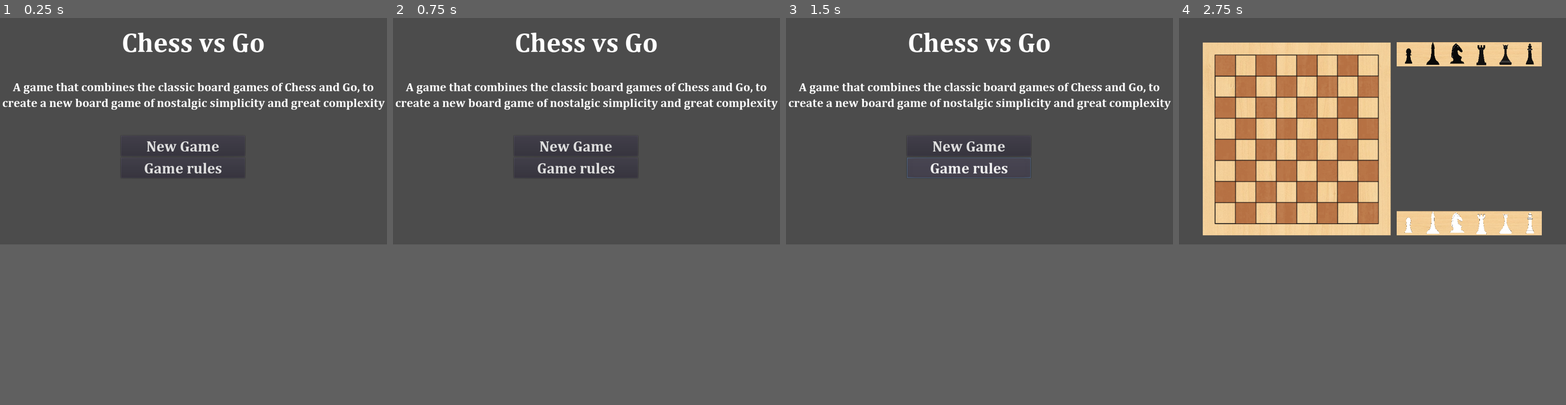
Above: before the commit, frames 1-4 (left to right).
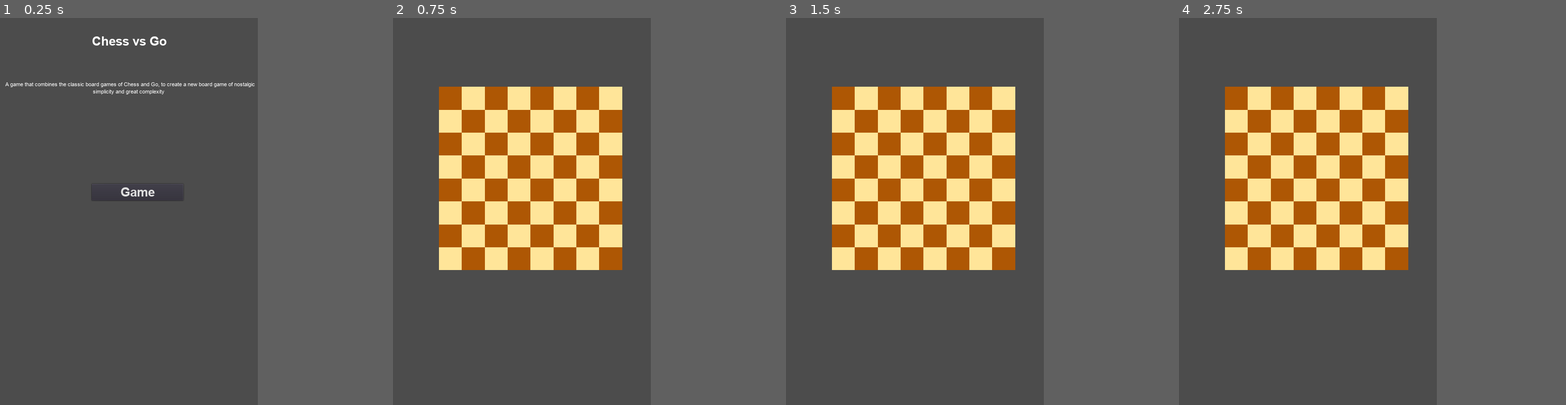
Above: after the commit, the same moments.

Repository: Grandmaster/Chess-vs-Go_Godot-version
Game: Godot game, scene res://Title Screen.tscn
Same seed, same stepped clock (60 frames per second), same inputs: the game is played once before the commit and once after it. Before the commit the project starts from res://Scenes/Title Screen.tscn.
Inputs (mouse positions are in pixels of both pictures, inside the frame that each line leads up to):
- Up to frame 1 (0.25 s): no input
- Up to frame 2 (0.75 s): click (598, 118) at 0.5 s, where only the run after the commit has a clickable "Game"
- Up to frame 3 (1.5 s): click (967, 168) at 1.25 s, where only the run before the commit has a clickable "Game rules"
- Up to frame 4 (2.75 s): click (1360, 145) at 2 s, where only the run before the commit has a clickable "New Game"
In our replay, the window is 800x468 before the commit and 533x800 after it. These sizes can differ from the game's own. Grey fills any space a smaller window leaves; there, only what the larger window draws over its background counts as a difference.

The runs differ from the first frame. In frame 1, 3.6% of the frame differs, in the area x 0-100%, y 3-48%; in frame 2, 24%; in frame 3, 24%; in frame 4, 32%, in the area x 6-94%, y 6-66%.

Commit message:
Finished code for building a board of any size, determined by # of squares

Diff:
--- /dev/null
+++ b/CorneredSquareBoard.gd
@@ -0,0 +1,39 @@
+# Class that takes a number and builds a corneredsquareboard data strucuture
+# out of it; the number represents the number of squares on the board
+
+class_name CorneredSquareBoard
+var data = []
+var piece_board = []
+var stone_board = []
+
+func _init(m):
+	var board1 = Board.new(m, 0) # squares
+	var board2 = Board.new(m + 1, 1) # corners
+	var data1 = []
+	var data2 = []
+	data1 = board1.data
+	data2 = board2.data
+	piece_board = board1.data.duplicate(true)
+	stone_board = board2.data.duplicate(true)
+	# Constructing the intertwined board
+	var i = 0;
+	var s = data1.size()
+	while i < s:
+		null_insert(data1[i], 0)
+		null_insert(data2[i], 1)
+		data.append(data2[i])
+		data.append(data1[i])
+		i = i + 1
+	null_insert(data2[i], 1)
+	data.append(data2[i])
+
+func null_insert(arr, type):
+	# function to insert "null" between each item in an array,
+	# with type determining whether the null insert begins at the beginning of the
+	# array or after the first item
+	if type == 0: # squares
+		for i in range(0, 2 * arr.size() + 2, 2):
+			arr.insert(i, null)
+	elif type == 1: # corners
+		for i in range(1, 2 * arr.size() - 1, 2):
+			arr.insert(i, null)
--- a/Scenes/Black Bench.tscn
+++ /dev/null
@@ -1,44 +0,0 @@
-[gd_scene load_steps=8 format=2]
-
-[ext_resource path="res://images/pieces/Bishop - black.png" type="Texture" id=1]
-[ext_resource path="res://images/pieces/Pawn - black.png" type="Texture" id=2]
-[ext_resource path="res://images/pieces/Knight - black.png" type="Texture" id=3]
-[ext_resource path="res://images/pieces/Rook - black.png" type="Texture" id=4]
-[ext_resource path="res://images/pieces/King - black.png" type="Texture" id=5]
-[ext_resource path="res://images/pieces/Queen - black.png" type="Texture" id=6]
-[ext_resource path="res://images/True bench.png" type="Texture" id=7]
-
-[node name="True bench" type="Sprite"]
-position = Vector2( 576, 256 )
-scale = Vector2( 1.56098, 0.934307 )
-texture = ExtResource( 7 )
-
-[node name="Bishop - black" type="Sprite" parent="."]
-position = Vector2( -123.402, -1.90735e-06 )
-scale = Vector2( 0.071879, 0.158565 )
-texture = ExtResource( 1 )
-
-[node name="Pawn - black" type="Sprite" parent="."]
-position = Vector2( -205, -9.53674e-06 )
-scale = Vector2( 0.0711806, 0.158565 )
-texture = ExtResource( 2 )
-
-[node name="Knight - black" type="Sprite" parent="."]
-position = Vector2( -41, 0.193752 )
-scale = Vector2( 0.0711806, 0.159013 )
-texture = ExtResource( 3 )
-
-[node name="Rook - black" type="Sprite" parent="."]
-position = Vector2( 41.0001, -7.62939e-06 )
-scale = Vector2( 0.0711806, 0.158565 )
-texture = ExtResource( 4 )
-
-[node name="Queen - black" type="Sprite" parent="."]
-position = Vector2( 123, 9.53674e-07 )
-scale = Vector2( 0.0706896, 0.158565 )
-texture = ExtResource( 6 )
-
-[node name="King - black" type="Sprite" parent="."]
-position = Vector2( 205, 3.8147e-06 )
-scale = Vector2( 0.0706896, 0.158565 )
-texture = ExtResource( 5 )
--- /dev/null
+++ b/Scenes/Dark square.tscn
@@ -0,0 +1,11 @@
+[gd_scene load_steps=3 format=2]
+
+[ext_resource path="res://images/Dark Square.png" type="Texture" id=1]
+[ext_resource path="res://Scripts/Dark square.gd" type="Script" id=2]
+
+[node name="Sprite" type="Sprite"]
+scale = Vector2( 2, 1 )
+texture = ExtResource( 1 )
+centered = false
+hframes = 2
+script = ExtResource( 2 )
--- /dev/null
+++ b/Scenes/Game Board.tscn
@@ -0,0 +1,7 @@
+[gd_scene load_steps=2 format=2]
+
+[ext_resource path="res://Scripts/Game Board.gd" type="Script" id=1]
+
+[node name="Game Board" type="Node2D"]
+position = Vector2( 384, 448 )
+script = ExtResource( 1 )
--- a/Scenes/Game.tscn
+++ /dev/null
@@ -1,20 +0,0 @@
-[gd_scene load_steps=4 format=2]
-
-[ext_resource path="res://images/True game board.png" type="Texture" id=1]
-[ext_resource path="res://Scenes/Black Bench.tscn" type="PackedScene" id=2]
-[ext_resource path="res://Scenes/White Bench.tscn" type="PackedScene" id=3]
-
-[node name="Game" type="Node2D"]
-
-[node name="True game board" type="Sprite" parent="."]
-position = Vector2( 312, 320.5 )
-scale = Vector2( 1, 1.03441 )
-texture = ExtResource( 1 )
-
-[node name="True bench" parent="." instance=ExtResource( 2 )]
-position = Vector2( 768, 96 )
-scale = Vector2( 0.780488, 0.467153 )
-
-[node name="True bench2" parent="." instance=ExtResource( 3 )]
-position = Vector2( 768, 544 )
-scale = Vector2( 0.780488, 0.467153 )
--- /dev/null
+++ b/Scenes/Light square.tscn
@@ -0,0 +1,11 @@
+[gd_scene load_steps=3 format=2]
+
+[ext_resource path="res://images/Light Square.png" type="Texture" id=1]
+[ext_resource path="res://Scripts/Light square.gd" type="Script" id=2]
+
+[node name="Sprite" type="Sprite"]
+scale = Vector2( 2, 1 )
+texture = ExtResource( 1 )
+centered = false
+hframes = 2
+script = ExtResource( 2 )
--- a/Scenes/Title Screen.tscn
+++ /dev/null
@@ -1,74 +0,0 @@
-[gd_scene load_steps=7 format=2]
-
-[ext_resource path="res://Text fonts/CAMBRIAB.TTF" type="DynamicFontData" id=1]
-[ext_resource path="res://Text fonts/Myfont.tres" type="DynamicFont" id=2]
-[ext_resource path="res://Text fonts/Button font.tres" type="DynamicFont" id=3]
-[ext_resource path="res://Scripts/Title Screen.gd" type="Script" id=4]
-
-[sub_resource type="DynamicFont" id=1]
-size = 32
-font_data = ExtResource( 1 )
-
-[sub_resource type="DynamicFont" id=2]
-size = 40
-font_data = ExtResource( 1 )
-
-[node name="Title Screen" type="Control"]
-anchor_right = 1.0
-anchor_bottom = 1.0
-script = ExtResource( 4 )
-__meta__ = {
-"_edit_use_anchors_": false
-}
-
-[node name="Title" type="Label" parent="."]
-anchor_right = 1.0
-margin_bottom = 128.0
-custom_fonts/font = ExtResource( 2 )
-text = "Chess vs Go"
-align = 1
-valign = 1
-
-[node name="Description" type="Label" parent="."]
-anchor_top = 0.5
-anchor_right = 1.0
-anchor_bottom = 0.5
-margin_top = -164.0
-margin_bottom = -29.0
-custom_fonts/font = SubResource( 1 )
-text = "A game that combines the classic board games of Chess and Go, to create a new board game of nostalgic simplicity and great complexity"
-align = 1
-valign = 1
-autowrap = true
-__meta__ = {
-"_edit_use_anchors_": false
-}
-
-[node name="VBoxContainer" type="VBoxContainer" parent="."]
-anchor_top = 1.0
-anchor_right = 1.0
-anchor_bottom = 1.0
-margin_left = 320.0
-margin_top = -360.0
-margin_right = -376.0
-margin_bottom = -104.0
-alignment = 1
-__meta__ = {
-"_edit_use_anchors_": false
-}
-
-[node name="New game" type="Button" parent="VBoxContainer"]
-margin_top = 72.0
-margin_right = 328.0
-margin_bottom = 126.0
-custom_fonts/font = SubResource( 2 )
-text = "New Game"
-
-[node name="Game rules" type="Button" parent="VBoxContainer"]
-margin_top = 130.0
-margin_right = 328.0
-margin_bottom = 184.0
-custom_fonts/font = ExtResource( 3 )
-text = "Game rules"
-
-[connection signal="pressed" from="VBoxContainer/New game" to="." method="_on_New_game_pressed"]
--- a/Scenes/White Bench.tscn
+++ /dev/null
@@ -1,44 +0,0 @@
-[gd_scene load_steps=8 format=2]
-
-[ext_resource path="res://images/pieces/Pawn - white.png" type="Texture" id=1]
-[ext_resource path="res://images/pieces/Bishop - white.png" type="Texture" id=2]
-[ext_resource path="res://images/pieces/Knight - white.png" type="Texture" id=3]
-[ext_resource path="res://images/pieces/Rook - white.png" type="Texture" id=4]
-[ext_resource path="res://images/pieces/King - white.png" type="Texture" id=5]
-[ext_resource path="res://images/True bench.png" type="Texture" id=6]
-[ext_resource path="res://images/pieces/Queen - white.png" type="Texture" id=7]
-
-[node name="True bench" type="Sprite"]
-position = Vector2( 512, 256 )
-scale = Vector2( 1.55691, 0.934307 )
-texture = ExtResource( 6 )
-
-[node name="Bishop - white" type="Sprite" parent="."]
-position = Vector2( -123.321, 0 )
-scale = Vector2( 0.0713664, 0.158565 )
-texture = ExtResource( 2 )
-
-[node name="Pawn - white" type="Sprite" parent="."]
-position = Vector2( -205.535, 0 )
-scale = Vector2( 0.0713664, 0.158565 )
-texture = ExtResource( 1 )
-
-[node name="Knight - white" type="Sprite" parent="."]
-position = Vector2( -41.1071, 0 )
-scale = Vector2( 0.0713664, 0.158565 )
-texture = ExtResource( 3 )
-
-[node name="Rook - white" type="Sprite" parent="."]
-position = Vector2( 41.1071, 0 )
-scale = Vector2( 0.0713664, 0.158565 )
-texture = ExtResource( 4 )
-
-[node name="Queen - white" type="Sprite" parent="."]
-position = Vector2( 123.321, 0 )
-scale = Vector2( 0.0713664, 0.158565 )
-texture = ExtResource( 7 )
-
-[node name="King - white" type="Sprite" parent="."]
-position = Vector2( 205.535, 0 )
-scale = Vector2( 0.0713664, 0.158565 )
-texture = ExtResource( 5 )
--- /dev/null
+++ b/Scripts/Board.gd
@@ -0,0 +1,17 @@
+# A custom class that defines the data structure that an nxn square
+# board will use for this game.
+
+class_name Board
+var data = []
+
+func _init(n, z):
+	# Builds a 2D array of size n; z determines corners or square
+	var i = 0;
+	var j = 0;
+	while i < n:
+		data.append([])
+		while j < n:
+			data[i].append(Vector3(i + 1,j + 1,z))
+			j = j + 1
+		i = i + 1
+		j = 0
--- /dev/null
+++ b/Scripts/Dark square.gd
@@ -0,0 +1,3 @@
+extends Sprite
+
+var board_position = Vector3.ZERO
--- /dev/null
+++ b/Scripts/Game Board.gd
@@ -0,0 +1,28 @@
+extends Node2D
+var dsquare = preload("res://Scenes/Dark square.tscn")
+var lsquare = preload("res://Scenes/Light square.tscn")
+var board_size = 8 # dimensions of the square board
+var step = 64 # size of squares in pixels
+var topleft = -step * (board_size / 2)
+var topleftsquare = Vector2(topleft, topleft) # location of top left square
+
+# Constructing the data structure that represents the board
+var board = CorneredSquareBoard.new(board_size)
+
+func _ready():
+	build_board()
+
+func build_board():
+	for row in board.piece_board:
+		for square in row:
+			var refx = square.x - 1
+			var refy = square.y - 1
+			var sum: int = square.y + square.x
+			var squareinstance
+			if sum % 2 == 0:
+				squareinstance = dsquare.instance()
+			else :
+				squareinstance = lsquare.instance()
+			self.add_child(squareinstance)
+			squareinstance.position.x = topleft + (refx * step)
+			squareinstance.position.y = topleft + (refy * step)
--- /dev/null
+++ b/Scripts/Light square.gd
@@ -0,0 +1,3 @@
+extends Sprite
+
+var board_position = Vector3.ZERO
--- a/Scripts/Title Screen.gd
+++ b/Scripts/Title Screen.gd
@@ -1,6 +1,4 @@
 extends Control
-var game = preload("res://Scenes/Game.tscn")
 
-# Opens the game when "new game" is clicked
-func _on_New_game_pressed():
-	get_tree().change_scene_to(game)
+func _on_Game_pressed():
+	get_tree().change_scene("res://Scenes/Game Board.tscn")
--- a/Text fonts/Button font.tres
+++ b/Text fonts/Bold text font.tres
@@ -1,7 +1,6 @@
 [gd_resource type="DynamicFont" load_steps=2 format=2]
 
-[ext_resource path="res://Text fonts/CAMBRIAB.TTF" type="DynamicFontData" id=1]
+[ext_resource path="res://Text fonts/ARIALBD.TTF" type="DynamicFontData" id=1]
 
 [resource]
-size = 40
 font_data = ExtResource( 1 )
--- a/Text fonts/Myfont.tres
+++ b/Text fonts/Text font.tres
@@ -1,7 +1,6 @@
 [gd_resource type="DynamicFont" load_steps=2 format=2]
 
-[ext_resource path="res://Text fonts/CAMBRIAB.TTF" type="DynamicFontData" id=1]
+[ext_resource path="res://Text fonts/ARIAL.TTF" type="DynamicFontData" id=1]
 
 [resource]
-size = 72
 font_data = ExtResource( 1 )
--- /dev/null
+++ b/Text fonts/Title font.tres
@@ -0,0 +1,7 @@
+[gd_resource type="DynamicFont" load_steps=2 format=2]
+
+[ext_resource path="res://Text fonts/ARIALBD.TTF" type="DynamicFontData" id=1]
+
+[resource]
+size = 36
+font_data = ExtResource( 1 )
--- /dev/null
+++ b/Title Screen.tscn
@@ -0,0 +1,61 @@
+[gd_scene load_steps=4 format=2]
+
+[ext_resource path="res://Text fonts/Text font.tres" type="DynamicFont" id=1]
+[ext_resource path="res://Text fonts/Title font.tres" type="DynamicFont" id=2]
+[ext_resource path="res://Scripts/Title Screen.gd" type="Script" id=3]
+
+[node name="Title Screen" type="Control"]
+anchor_right = 1.0
+anchor_bottom = 1.0
+script = ExtResource( 3 )
+__meta__ = {
+"_edit_use_anchors_": false
+}
+
+[node name="Title" type="Label" parent="."]
+anchor_right = 1.0
+margin_bottom = 128.0
+custom_fonts/font = ExtResource( 2 )
+text = "Chess vs Go"
+align = 1
+valign = 1
+__meta__ = {
+"_edit_use_anchors_": false
+}
+
+[node name="Description" type="Label" parent="."]
+anchor_top = 0.5
+anchor_right = 1.0
+anchor_bottom = 0.5
+margin_top = -412.0
+margin_bottom = -277.0
+custom_fonts/font = ExtResource( 1 )
+text = "A game that combines the classic board games of Chess and Go, to create a new board game of nostalgic simplicity and great complexity"
+align = 1
+valign = 1
+autowrap = true
+__meta__ = {
+"_edit_use_anchors_": false
+}
+
+[node name="VBoxContainer" type="VBoxContainer" parent="."]
+anchor_top = 0.5
+anchor_right = 1.0
+anchor_bottom = 0.5
+margin_left = 256.0
+margin_top = -156.0
+margin_right = -208.0
+margin_bottom = 49.0
+alignment = 1
+__meta__ = {
+"_edit_use_anchors_": false
+}
+
+[node name="Game" type="Button" parent="VBoxContainer"]
+margin_top = 79.0
+margin_right = 256.0
+margin_bottom = 126.0
+custom_fonts/font = ExtResource( 2 )
+text = "Game"
+
+[connection signal="pressed" from="VBoxContainer/Game" to="." method="_on_Game_pressed"]
--- a/project.godot
+++ b/project.godot
@@ -8,11 +8,35 @@
 
 config_version=4
 
+_global_script_classes=[ {
+"base": "Reference",
+"class": "Board",
+"language": "GDScript",
+"path": "res://Scripts/Board.gd"
+}, {
+"base": "Reference",
+"class": "CorneredSquareBoard",
+"language": "GDScript",
+"path": "res://CorneredSquareBoard.gd"
+} ]
+_global_script_class_icons={
+"Board": "",
+"CorneredSquareBoard": ""
+}
+
 [application]
 
 config/name="Chess_vs_Go"
-run/main_scene="res://Scenes/Title Screen.tscn"
+run/main_scene="res://Title Screen.tscn"
 config/icon="res://icon.png"
+
+[display]
+
+window/size/width=720
+window/size/height=1080
+window/handheld/orientation="portrait"
+window/stretch/mode="2d"
+window/stretch/aspect="expand"
 
 [physics]
 
Binary file added: Text fonts/ARIAL.TTF
Binary file added: Text fonts/ARIALBD.TTF
Binary file added: Text fonts/ARIALBI.TTF
Binary file added: Text fonts/ARIALI.TTF
Binary file added: Text fonts/ARIBLK.TTF
Binary file added: Text fonts/CAMBRIA.TTC
Binary file removed: Text fonts/CAMBRIAB.TTF
Binary file removed: Text fonts/CAMBRIAI.TTF
Binary file removed: Text fonts/CAMBRIAZ.TTF
Binary file added: images/Dark Square.png
Not shown, changed: images/Dark Square.png.import
Binary file added: images/Highlighted Square.png
(and 9 more such lines)
